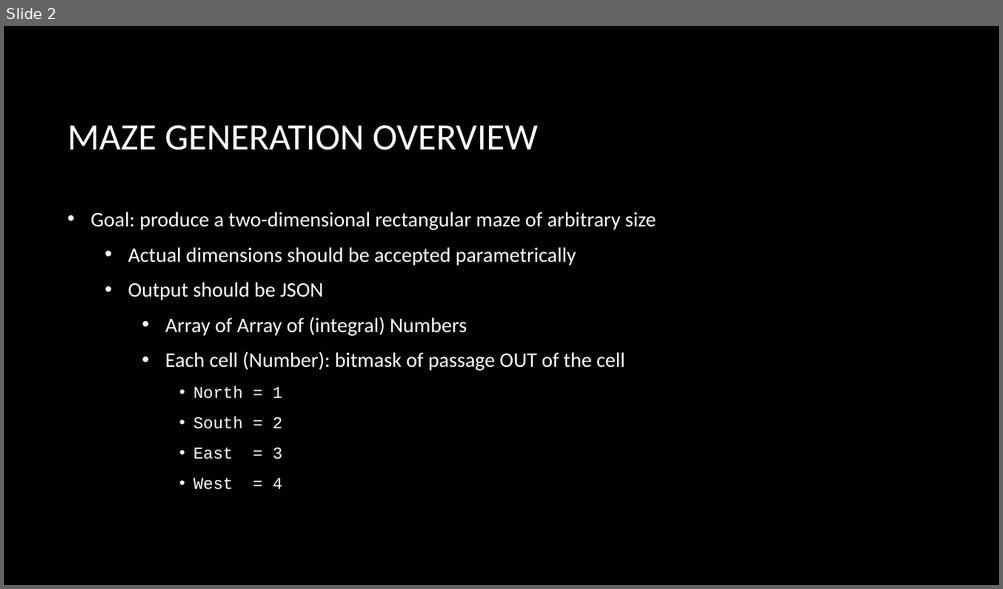
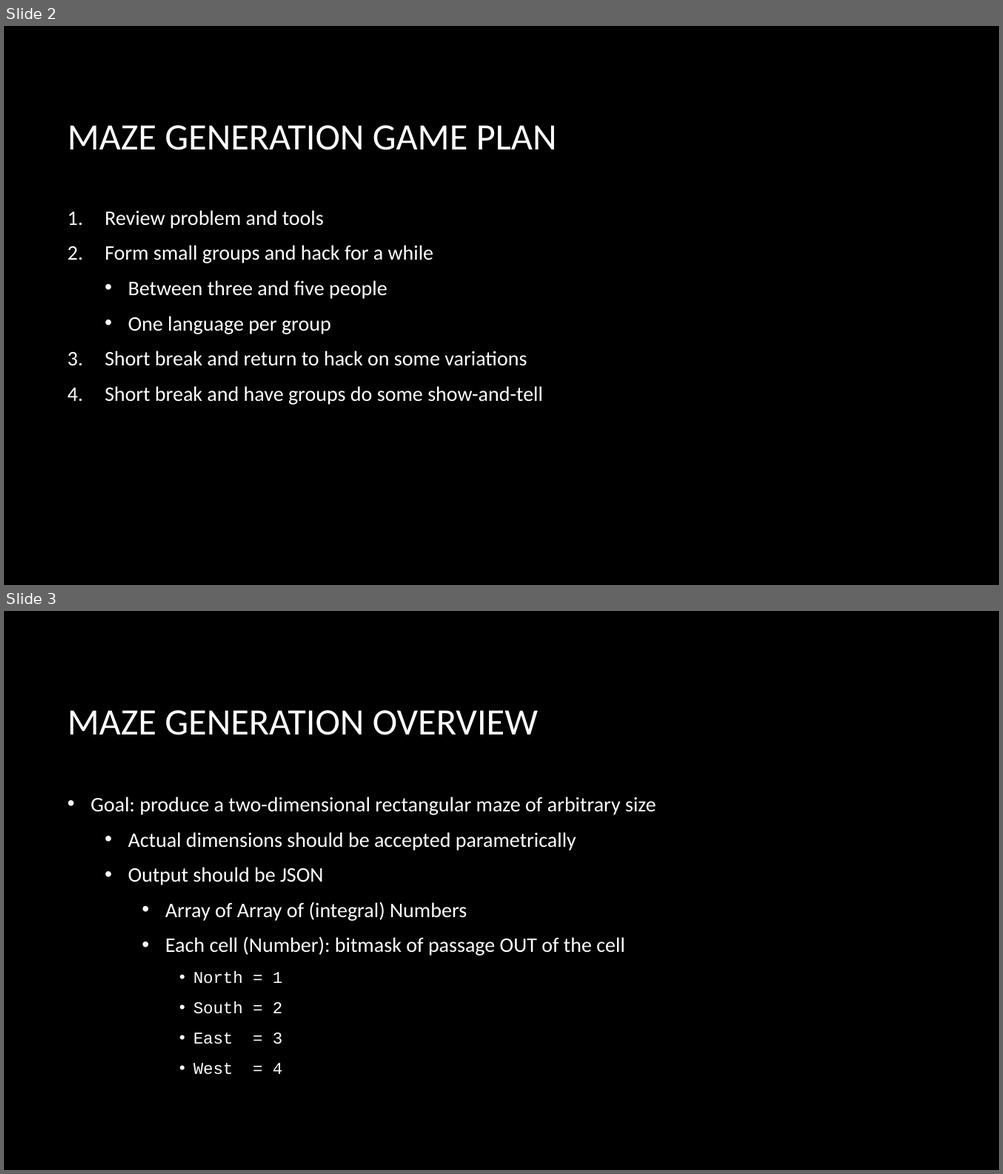
Before and after one commit to strangeloop/lambdajam2013, a slide deck: jams/maze/MazesJam.pptx. Shown one above the other, each under a label of ours: slide 2 before the commit, slides 2 and 3 after it. The pictures are 1003x589 and 1003x1174 pixels, drawn with LibreOffice and Linux fonts; fonts in the diff are those of the drawing; background and template pictures are left out. Boxes give left, top, right and bottom in pixels: in the first picture for what was removed or moved away, otherwise in the second. Text is boxed around its words. In the diff, an @@ line names an element or a change of style, - is before the commit and + after.

```diff
--- a/jams/maze/MazesJam.pptx
+++ b/jams/maze/MazesJam.pptx
@@ slide 2 added at (x1=4, y1=26, x2=999, y2=585), background picture (left out) @@
@@ title added at (x1=68, y1=125, x2=557, y2=150), 36 pt, text #FFFFFF @@
+MAZE GENERATION GAME PLAN
@@ text added at (x1=105, y1=210, x2=543, y2=405), 20 pt, text #FFFFFF @@
+1. Review problem and tools
+2. Form small groups and hack for a while
+  • Between three and five people
+  • One language per group
+3. Short break and return to hack on some variations
+4. Short break and have groups do some show-and-tell
@@ what was slide 2 is now slide 3 @@
```
Also in this commit, not shown: 2 slides changed, 2 other files.
